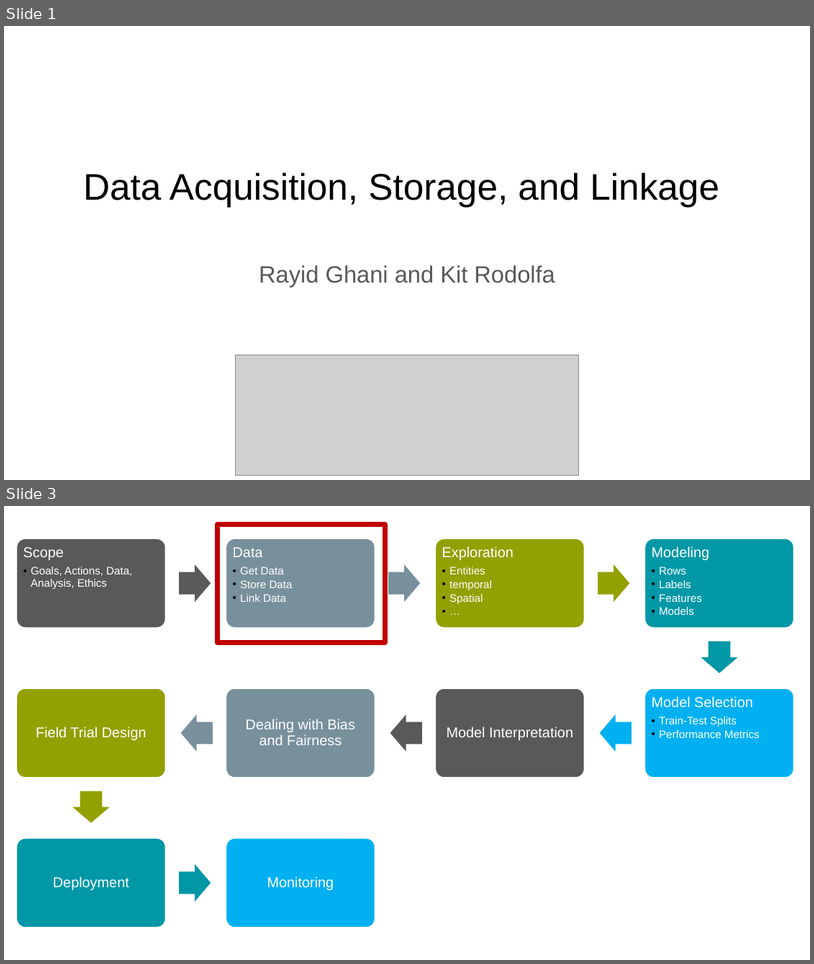
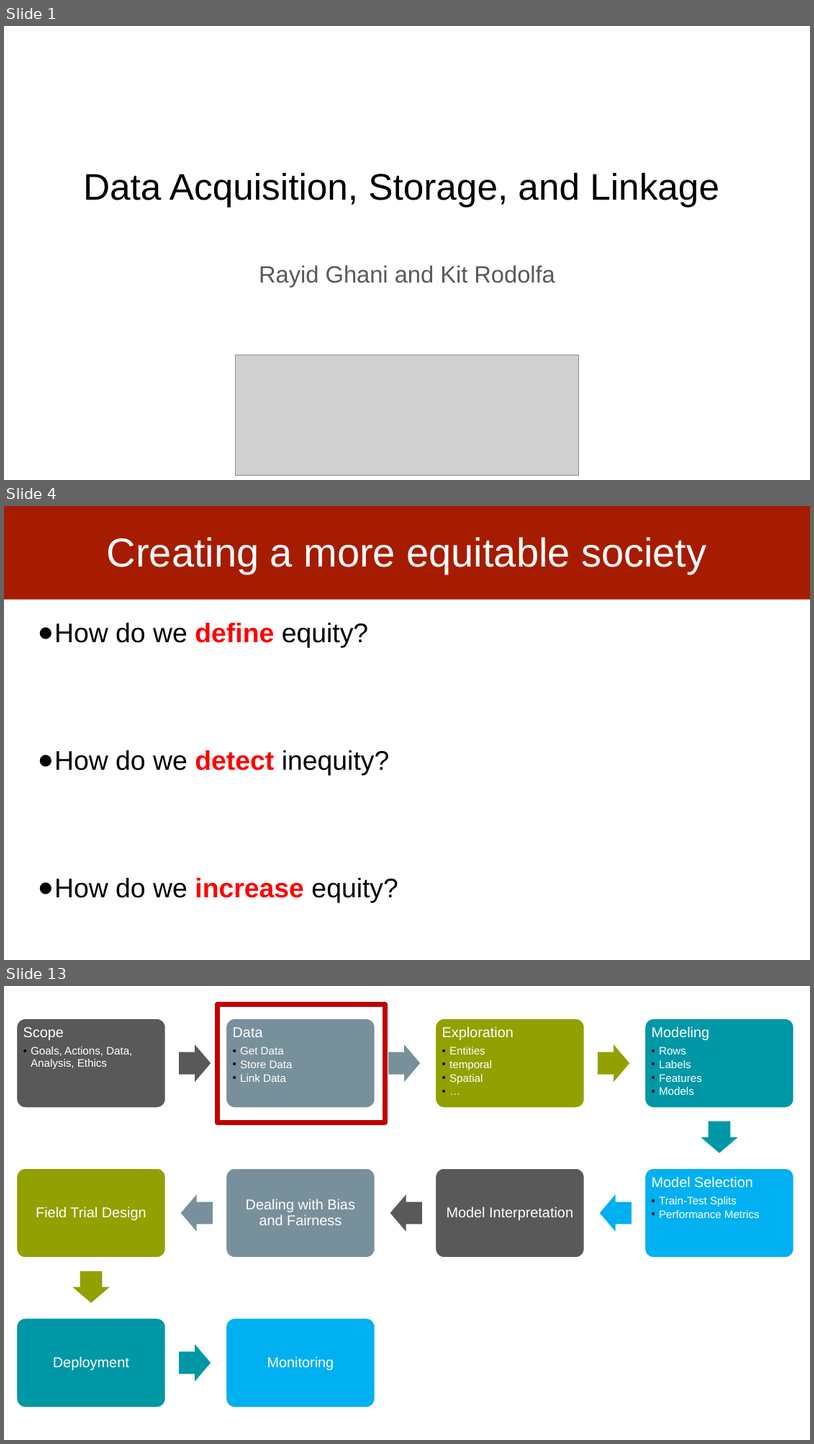
Before and after one commit to dssg/MLinPractice, a slide deck: Lectures/Lecture3-Data.pptx. Shown one above the other, each under a label of ours: slides 1 and 3 before the commit, slides 1, 4 and 13 after it; the slides between them are not shown. The pictures are 814x964 and 814x1444 pixels, drawn with LibreOffice and Linux fonts; fonts in the diff are those of the drawing; grey boxes stand for pictures. Boxes give left, top, right and bottom in pixels: in the first picture for what was removed or moved away, otherwise in the second. Text is boxed around its words. In the diff, an @@ line names an element or a change of style, - is before the commit and + after.

```diff
--- a/Lectures/Lecture3-Data.pptx
+++ b/Lectures/Lecture3-Data.pptx
@@ slide 4 added at [4, 506, 810, 960], background #FFFFFF @@
@@ rectangle added at [4, 506, 810, 599], fill #A61C00 @@
@@ title added at [107, 537, 707, 574], 48 pt, text #FFFFFF @@
+Creating a more equitable society
@@ text added at [38, 623, 398, 903], 32 pt, text #000000 @@
+● How do we define equity?
+● How do we detect inequity?
+● How do we increase equity?
@@ what was slide 3 is now slide 13 @@
```
Also in this commit, not shown: 3 slides changed, 9 other slides added.
